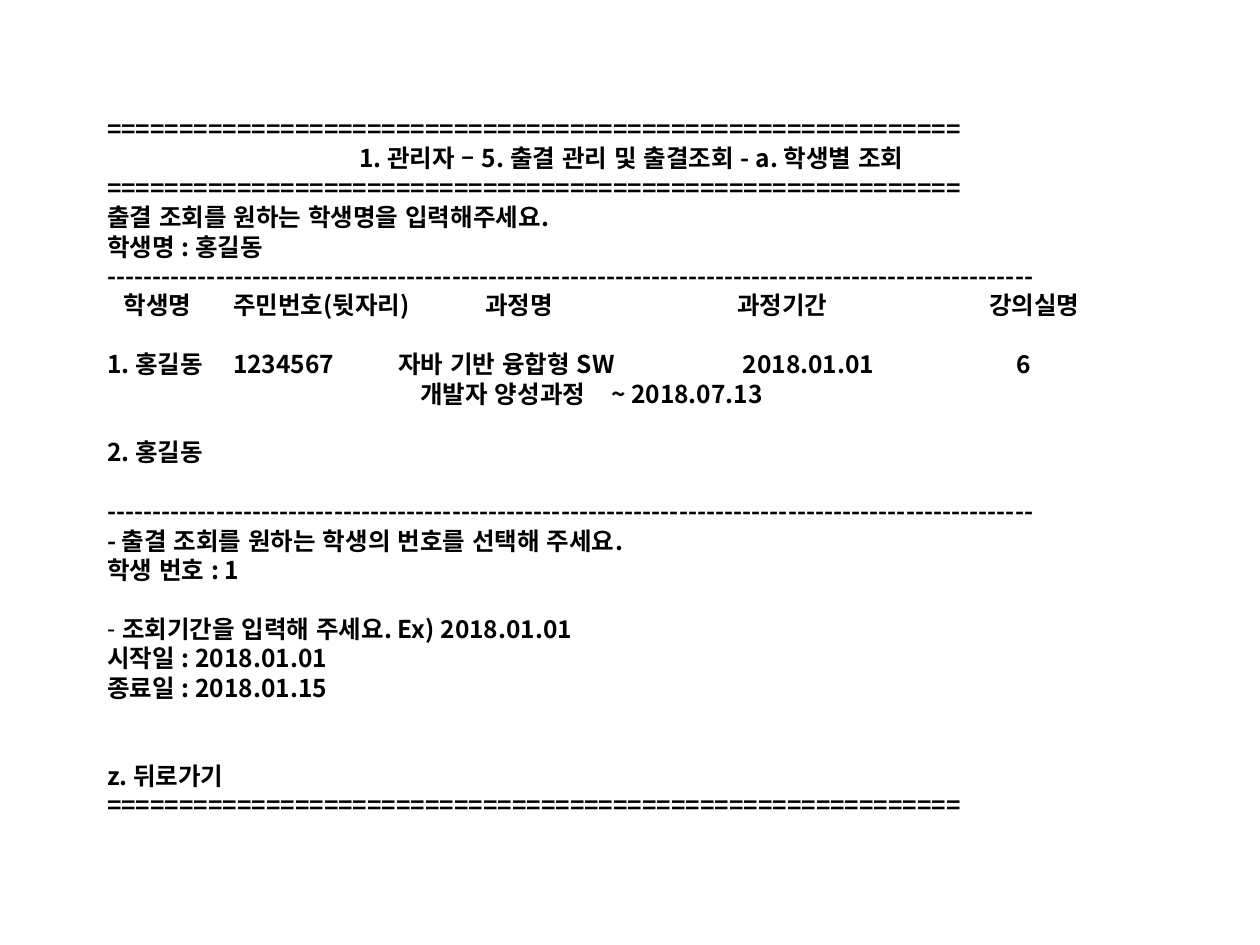
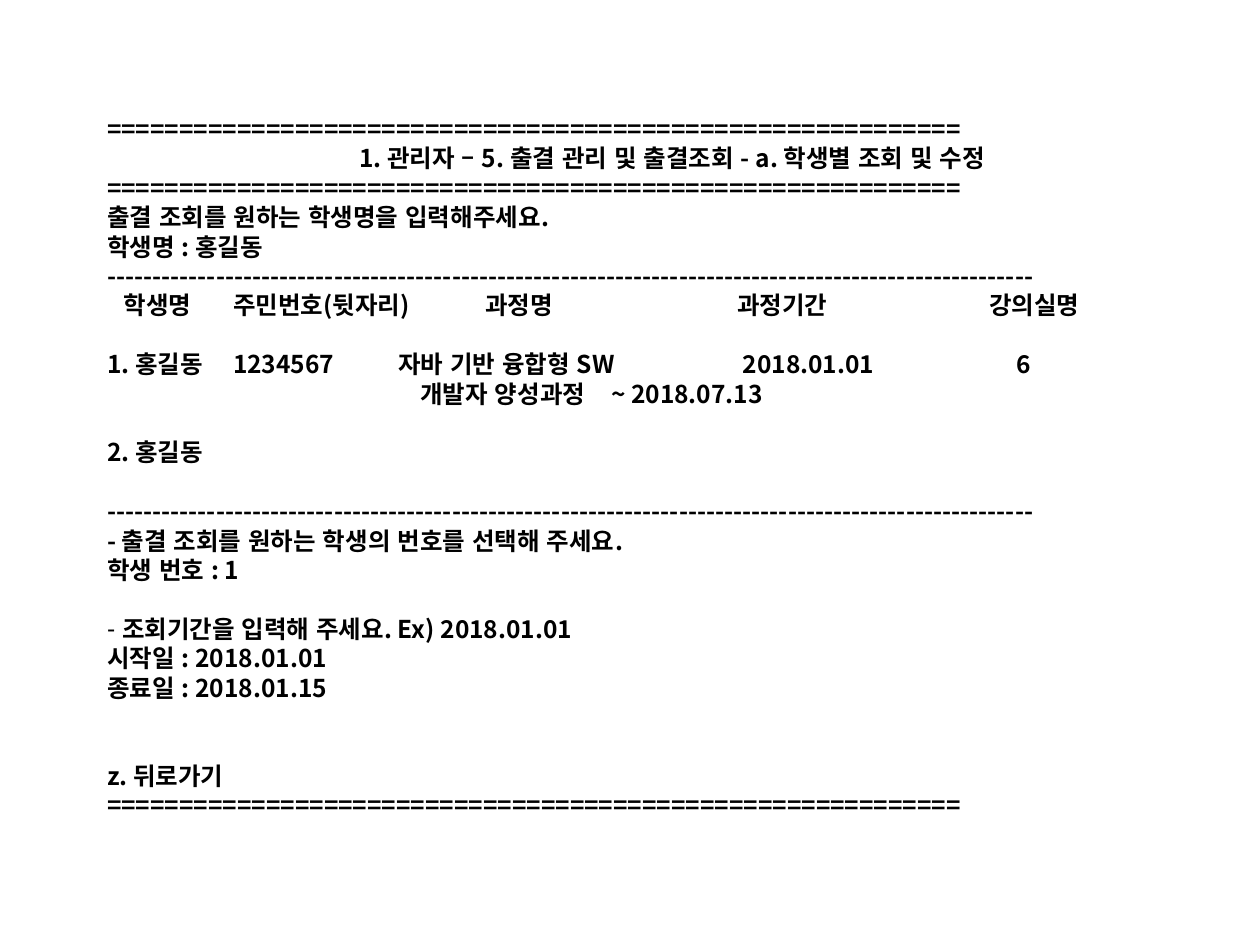
Before and after one commit to Yian-Kim/SEDU-Center, a slide deck: slide 44 of 03. 화면설계/01. 관리자/[디비2조]화면설계_관리자.pptx. Drawn at 1260x945 pixels with LibreOffice and Linux fonts; fonts in the diff are those of the drawing. Boxes give left, top, right and bottom in pixels: in the first picture for what was removed or moved away, otherwise in the second. Text is boxed around its words. In the diff, an @@ line names an element or a change of style, - is before the commit and + after.

Commit message:
Modify File [[디비2조]화면설계_관리자.pptx]
1. POWER POINT 파일 수정

- [디비2조]화면설계_관리자.pptx 파일 수정
  (03. 화면설계\01. 관리자\[디비2조]화면설계_관리자.pptx)
- 관리자 메뉴 5번 출결 관리 및 출결조회 수정
- 근태상황 수정 기능 추가

```diff
--- a/03. 화면설계/01. 관리자/[디비2조]화면설계_관리자.pptx
+++ b/03. 화면설계/01. 관리자/[디비2조]화면설계_관리자.pptx
@@ text at <box>359,146,985,170</box>: text changed @@
-===========================================================
-1. 관리자 – 5. 출결 관리 및 출결조회 - a. 학생별 조회
+===========================================================
+1. 관리자 – 5. 출결 관리 및 출결조회 - a. 학생별 조회 및 수정
```
Also in this commit, not shown: 9 other slides changed, 1 slide added.
